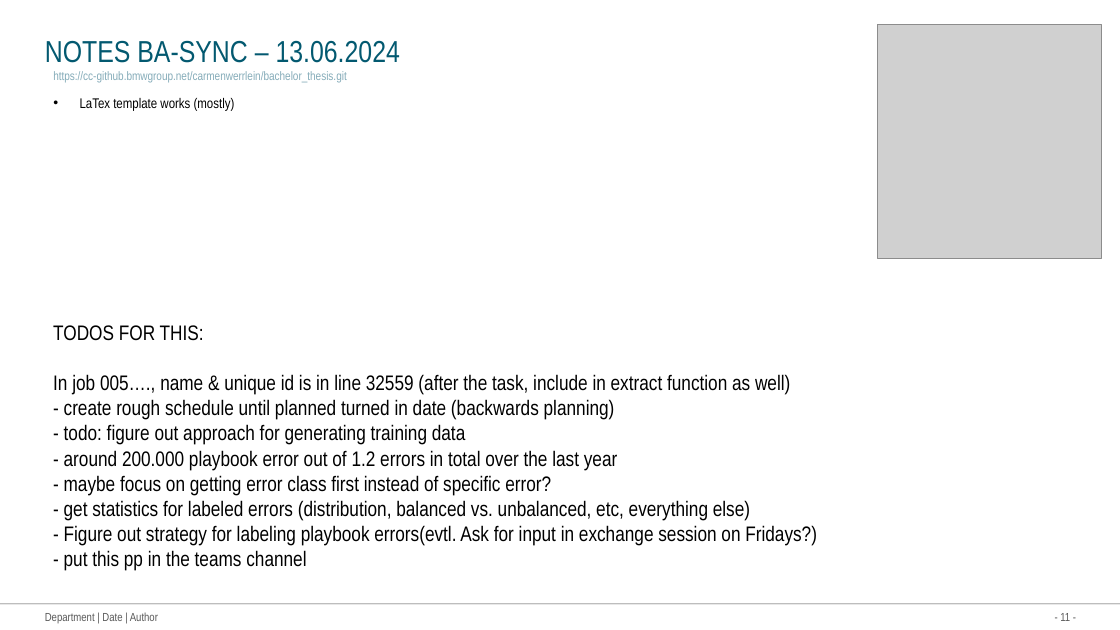
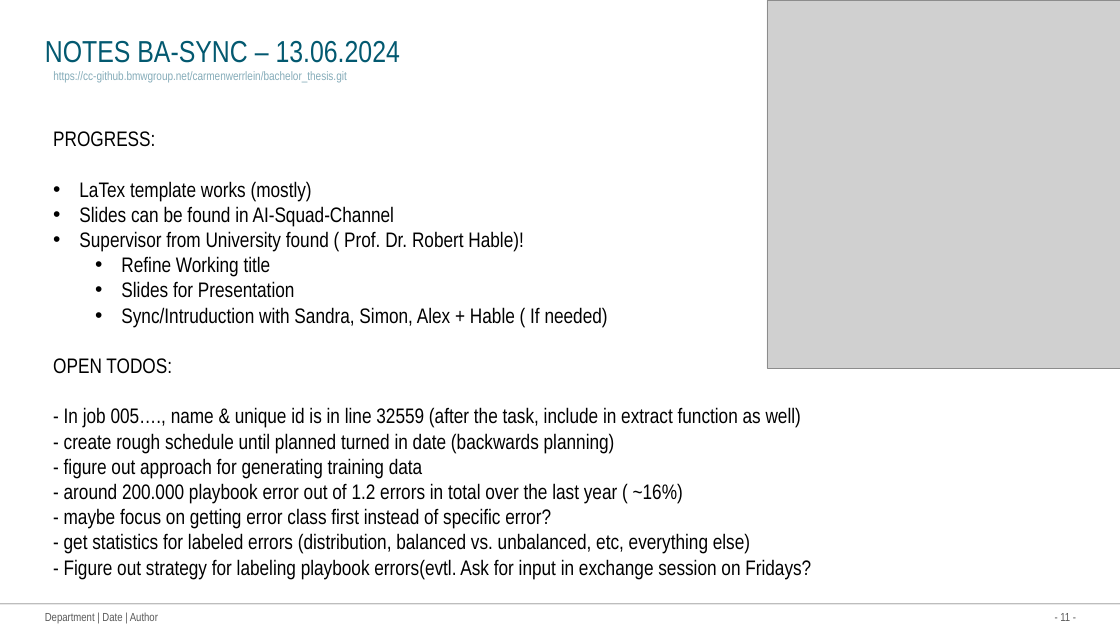
Before and after one commit to Werrwolf/bachelor-thesis, a slide deck: slide 11 of dokumentation_things/Roadmap Bachelor thesis.pptx. Drawn at 1120x630 pixels with LibreOffice and Linux fonts; fonts in the diff are those of the drawing; grey boxes stand for pictures. Boxes give left, top, right and bottom in pixels: in the first picture for what was removed or moved away, otherwise in the second. Text is boxed around its words. In the diff, an @@ line names an element or a change of style, - is before the commit and + after.

Commit message:
Updated slides

```diff
--- a/dokumentation_things/Roadmap Bachelor thesis.pptx
+++ b/dokumentation_things/Roadmap Bachelor thesis.pptx
@@ picture: place and size @@
-picture at (878,24,1102,258)
+picture at (767,0,1120,368)
@@ text removed at (80,98,235,111) @@
-• LaTex template works (mostly)
@@ text "PROGRESS:": place and size @@
-text "PROGRESS:" at (53,325,817,571)
+text "PROGRESS:" at (53,131,811,580)
@@ text at (53,131,801,428): text changed @@
-TODOS FOR THIS:
-In job 005…., name & unique id is in line 32559 (after the task, include in extract function as well)
+PROGRESS:
+• LaTex template works (mostly)
+• Slides can be found in AI-Squad-Channel
+• Supervisor from University found ( Prof. Dr. Robert Hable)!
+  • Refine Working title
+  • Slides for Presentation
+  • Sync/Intruduction with Sandra, Simon, Alex + Hable ( If needed)
+OPEN TODOS:
+- In job 005…., name & unique id is in line 32559 (after the task, include in extract function as well)
@@ text at (64,458,683,504): text changed @@
-- todo: figure out approach for generating training data
-- around 200.000 playbook error out of 1.2 errors in total over the last year
+- figure out approach for generating training data
+- around 200.000 playbook error out of 1.2 errors in total over the last year ( ~16%)
@@ text at (64,559,811,580): text changed @@
-- Figure out strategy for labeling playbook errors(evtl. Ask for input in exchange session on Fridays?)
-- put this pp in the teams channel
+- Figure out strategy for labeling playbook errors(evtl. Ask for input in exchange session on Fridays?
```
Also in this commit, not shown: 2 slides added, 3 other files.
